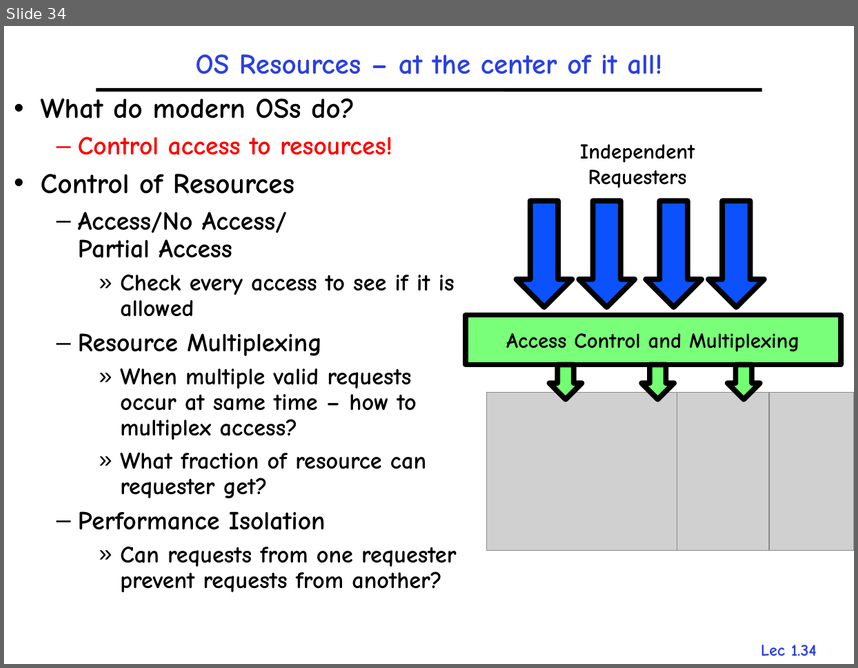
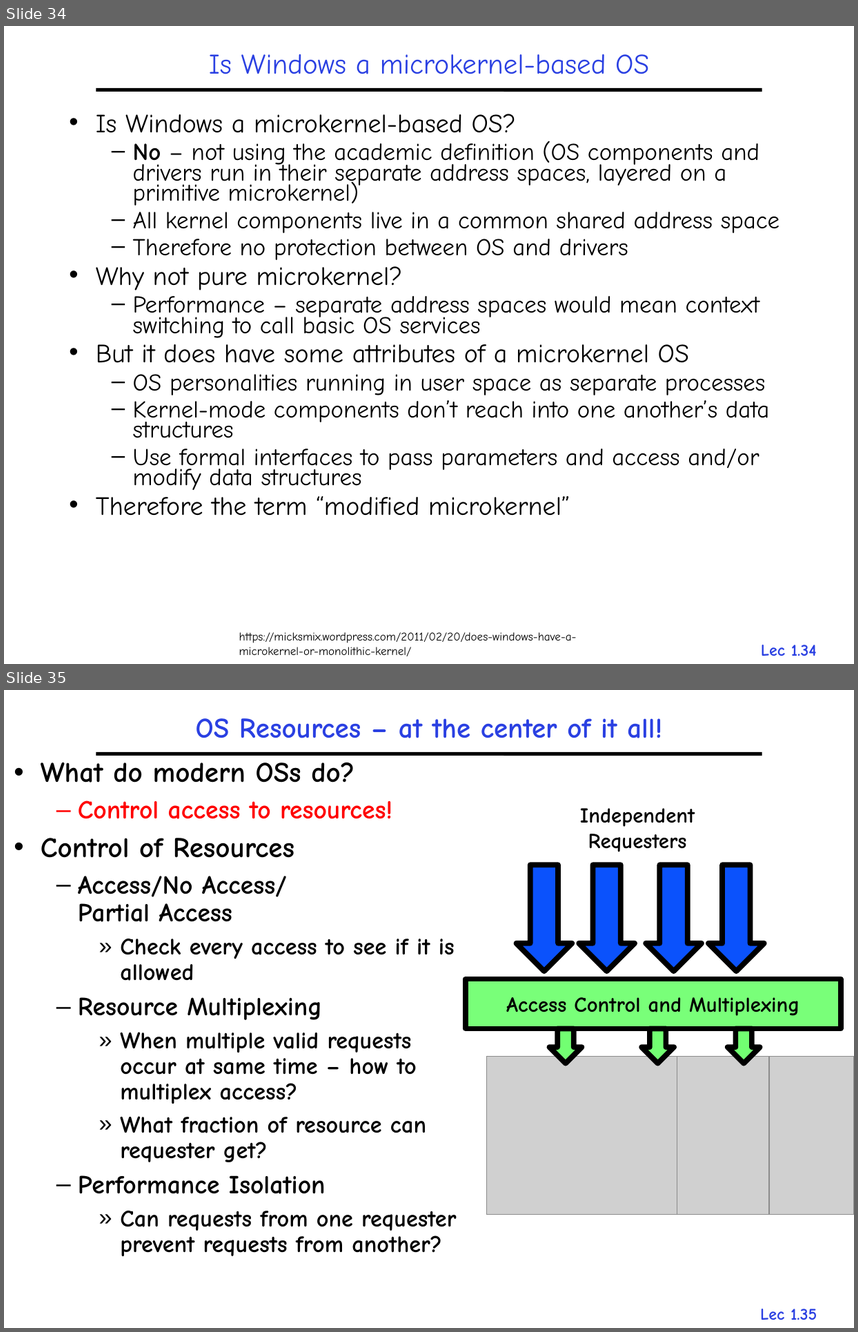
Before and after one commit to gulaoshi/gu.github.io, a slide deck: AdvOS/PPT+papers/L01-Overview.pptx. Shown one above the other, each under a label of ours: slide 34 before the commit, slides 34 and 35 after it. The pictures are 858x668 and 858x1332 pixels, drawn with LibreOffice and Linux fonts; fonts in the diff are those of the drawing; grey boxes stand for pictures. Boxes give left, top, right and bottom in pixels: in the first picture for what was removed or moved away, otherwise in the second. Text is boxed around its words. In the diff, an @@ line names an element or a change of style, - is before the commit and + after.

```diff
--- a/AdvOS/PPT+papers/L01-Overview.pptx
+++ b/AdvOS/PPT+papers/L01-Overview.pptx
@@ slide 34 added at (x1=4, y1=26, x2=854, y2=664), background #FFFFFF; not listed: 2 template elements that a slide beside it also shows @@
@@ title added at (x1=209, y1=54, x2=649, y2=74), 24 pt, text #2A40E2 @@
+Is Windows a microkernel-based OS
@@ text added at (x1=96, y1=114, x2=780, y2=515), 20.4 pt, text #000000 @@
+• Is Windows a microkernel-based OS?
+  – No – not using the academic definition (OS components and drivers run in their separate address spaces, layered on a primitive microkernel)
+  – All kernel components live in a common shared address space
+  – Therefore no protection between OS and drivers
+• Why not pure microkernel?
+  – Performance – separate address spaces would mean context switching to call basic OS services
+• But it does have some attributes of a microkernel OS
+  – OS personalities running in user space as separate processes
+  – Kernel-mode components don’t reach into one another’s data structures
+  – Use formal interfaces to pass parameters and access and/or modify data structures
+• Therefore the term “modified microkernel”
@@ text added at (x1=239, y1=632, x2=577, y2=656), 10 pt, text #000000 @@
+https://micksmix.wordpress.com/2011/02/20/does-windows-have-a-microkernel-or-monolithic-kernel/
@@ what was slide 34 is now slide 35 @@
@@ page number at (x1=760, y1=1308, x2=817, y2=1319): text changed @@
-Lec 1.34
+Lec 1.35
```
Also in this commit, not shown: 7 slides changed, 3 other files.
